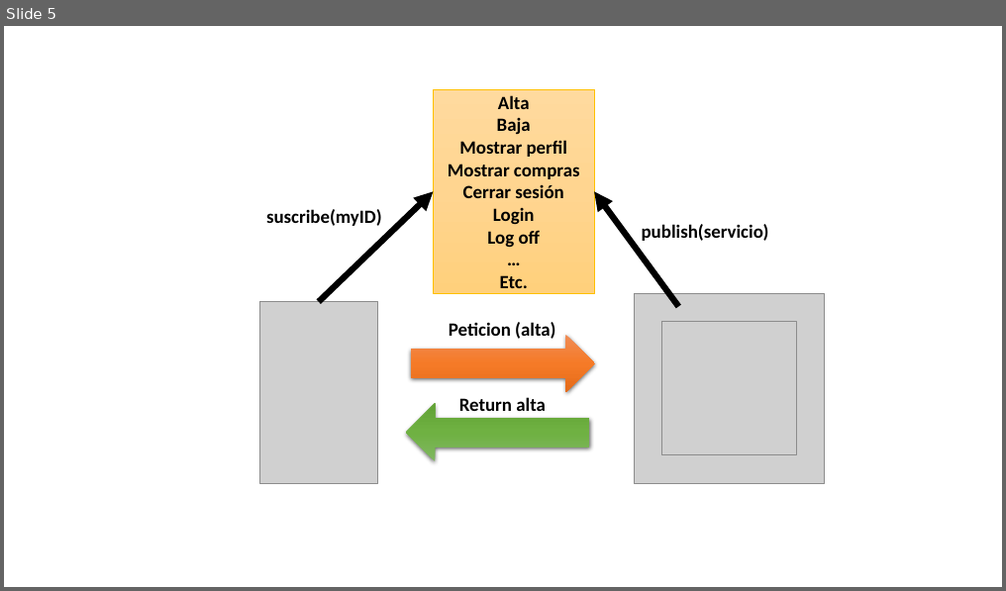
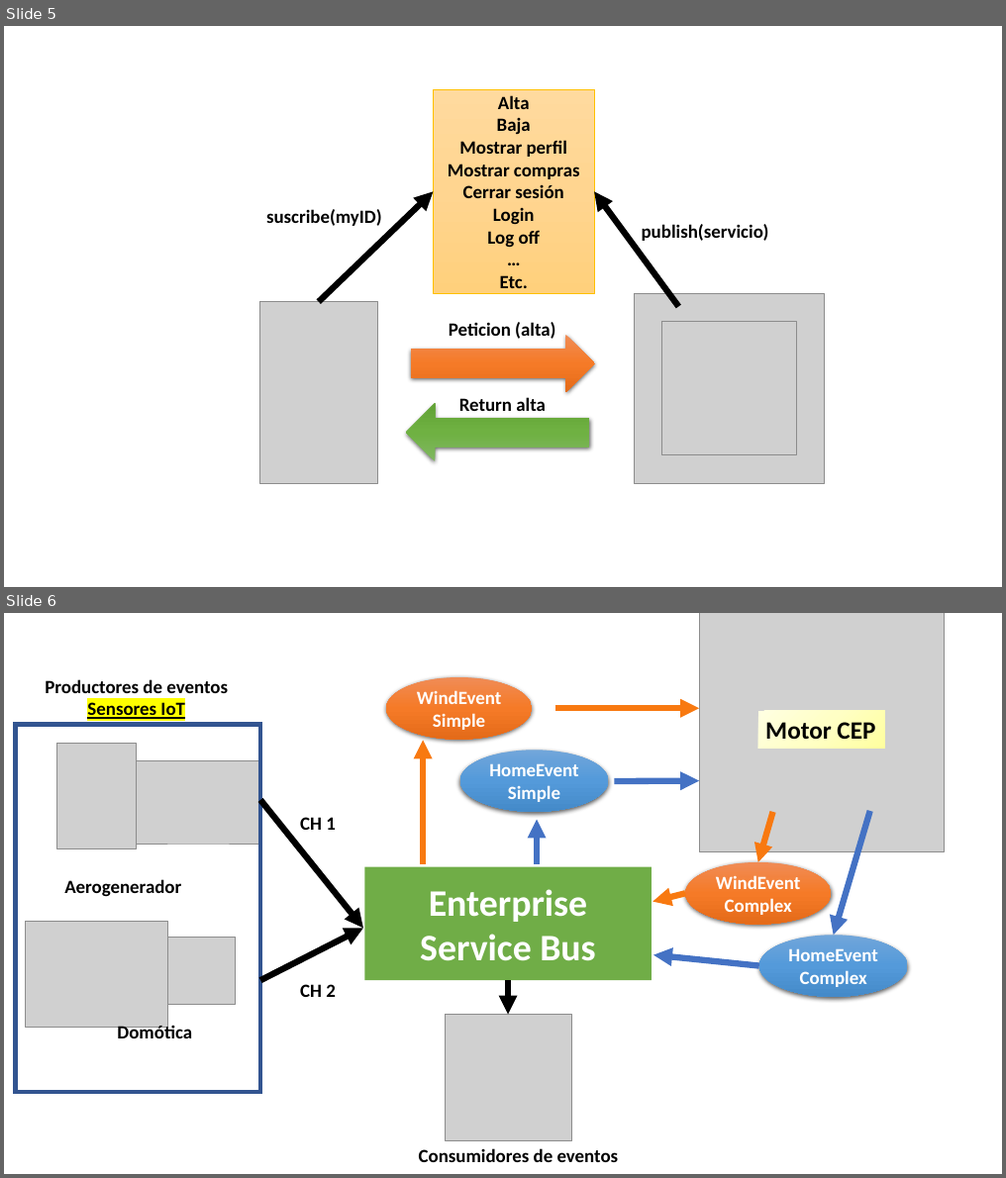
Before and after one commit to kikejosan/EolicSimulatorCEP, a slide deck: docs/Diagrama de arquitectura.pptx. Shown one above the other, each under a label of ours: slide 5 before the commit, slides 5 and 6 after it. The pictures are 1006x591 and 1006x1178 pixels, drawn with LibreOffice and Linux fonts; fonts in the diff are those of the drawing; grey boxes stand for pictures. Boxes give left, top, right and bottom in pixels: in the first picture for what was removed or moved away, otherwise in the second. Text is boxed around its words. In the diff, an @@ line names an element or a change of style, - is before the commit and + after.

```diff
--- a/docs/Diagrama de arquitectura.pptx
+++ b/docs/Diagrama de arquitectura.pptx
@@ slide 6 added at box(4, 613, 1002, 1174), background #FFFFFF @@
@@ picture added at box(699, 613, 944, 852) @@
@@ text added at box(45, 679, 228, 719), 18 pt, text #000000, bold @@
+Productores de eventos
+Sensores IoT
@@ ellipse added at box(386, 677, 533, 740), fill gradient #F18C57 to #F67B28 to #E56C19, 18 pt, text #FFFFFF, bold @@
+WindEventSimple
@@ rectangle added at box(15, 725, 260, 1093), outline #325491 4.5 pt @@
@@ arrow added from (555, 708) to (699, 708), #F87910 6 pt @@
@@ rectangle added at box(758, 711, 885, 749), fill gradient #FFFFA0 to #FFFFC5 to #FFFFE3, 24 pt, text #000000, bold @@
+Motor CEP
@@ picture added at box(57, 744, 136, 850) @@
@@ picture added at box(136, 761, 260, 844) @@
@@ arrow added from (423, 864) to (423, 741), #F87910 6 pt @@
@@ ellipse added at box(460, 750, 608, 812), fill gradient #71A6DB to #559BDB to #448ACA, 18 pt, text #FFFFFF, bold @@
+HomeEvent Simple
@@ arrow added from (614, 781) to (699, 780), #4472C4 6 pt @@
@@ arrow added from (260, 800) to (363, 928), #000000 6 pt @@
@@ text added at box(300, 817, 336, 830), 18 pt, text #000000, bold @@
+CH 1
@@ arrow added from (537, 863) to (537, 820), #4472C4 6 pt @@
@@ arrow added from (773, 812) to (758, 862), #F87910 6 pt @@
@@ arrow added from (870, 811) to (834, 935), #4472C4 6 pt @@
@@ text added at box(64, 879, 181, 897), 18 pt, text #000000, bold @@
+Aerogenerador
@@ rectangle added at box(364, 867, 651, 980), fill #70AD47, 36 pt, text #FFFFFF, bold @@
+Enterprise Service Bus
@@ ellipse added at box(685, 862, 832, 925), fill gradient #F18C57 to #F67B28 to #E56C19, 18 pt, text #FFFFFF, bold @@
+WindEvent Complex
@@ arrow added from (685, 894) to (653, 902), #F87910 6 pt @@
@@ picture added at box(25, 921, 168, 1027) @@
@@ picture added at box(168, 937, 236, 1004) @@
@@ arrow added from (260, 980) to (363, 928), #000000 6 pt @@
@@ ellipse added at box(759, 935, 908, 997), fill gradient #71A6DB to #559BDB to #448ACA, 18 pt, text #FFFFFF, bold @@
+HomeEvent Complex
@@ arrow added from (759, 966) to (653, 956), #4472C4 6 pt @@
@@ text added at box(300, 984, 336, 997), 18 pt, text #000000, bold @@
+CH 2
@@ arrow added from (508, 980) to (508, 1014), #000000 6 pt @@
@@ text added at box(117, 1024, 192, 1039), 18 pt, text #000000, bold @@
+Domótica
@@ picture added at box(445, 1014, 571, 1141) @@
@@ text added at box(419, 1149, 619, 1162), 18 pt, text #000000, bold @@
+Consumidores de eventos
```
Also in this commit, not shown: 1 other slide added, 1 other file.
